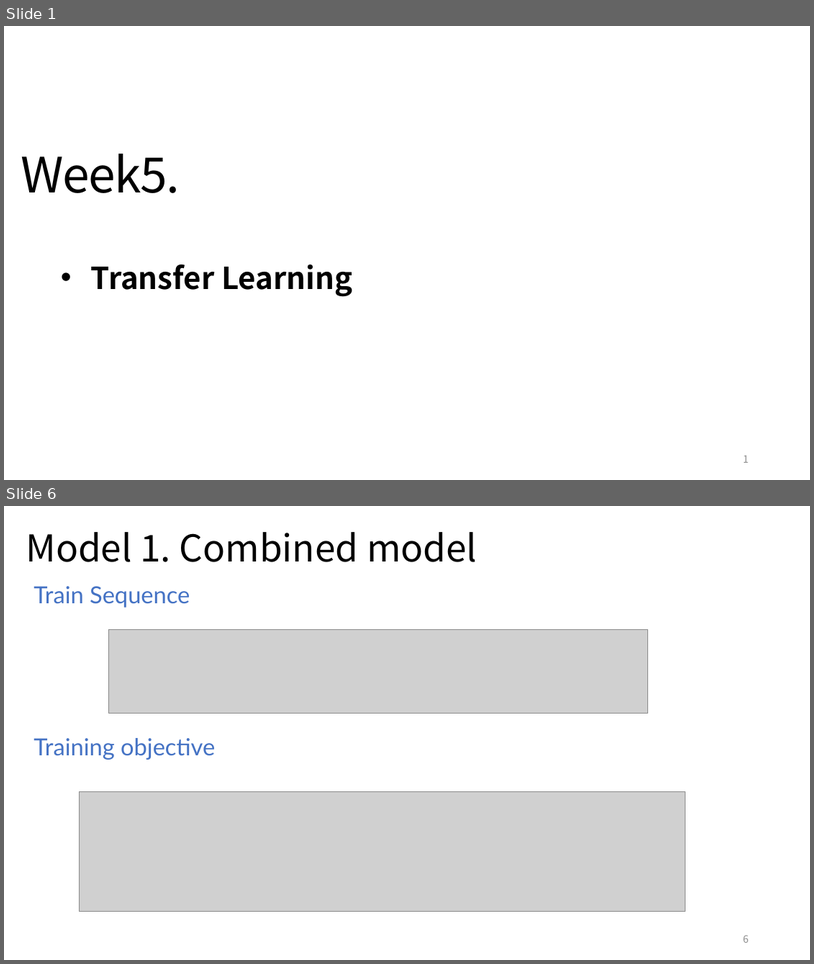
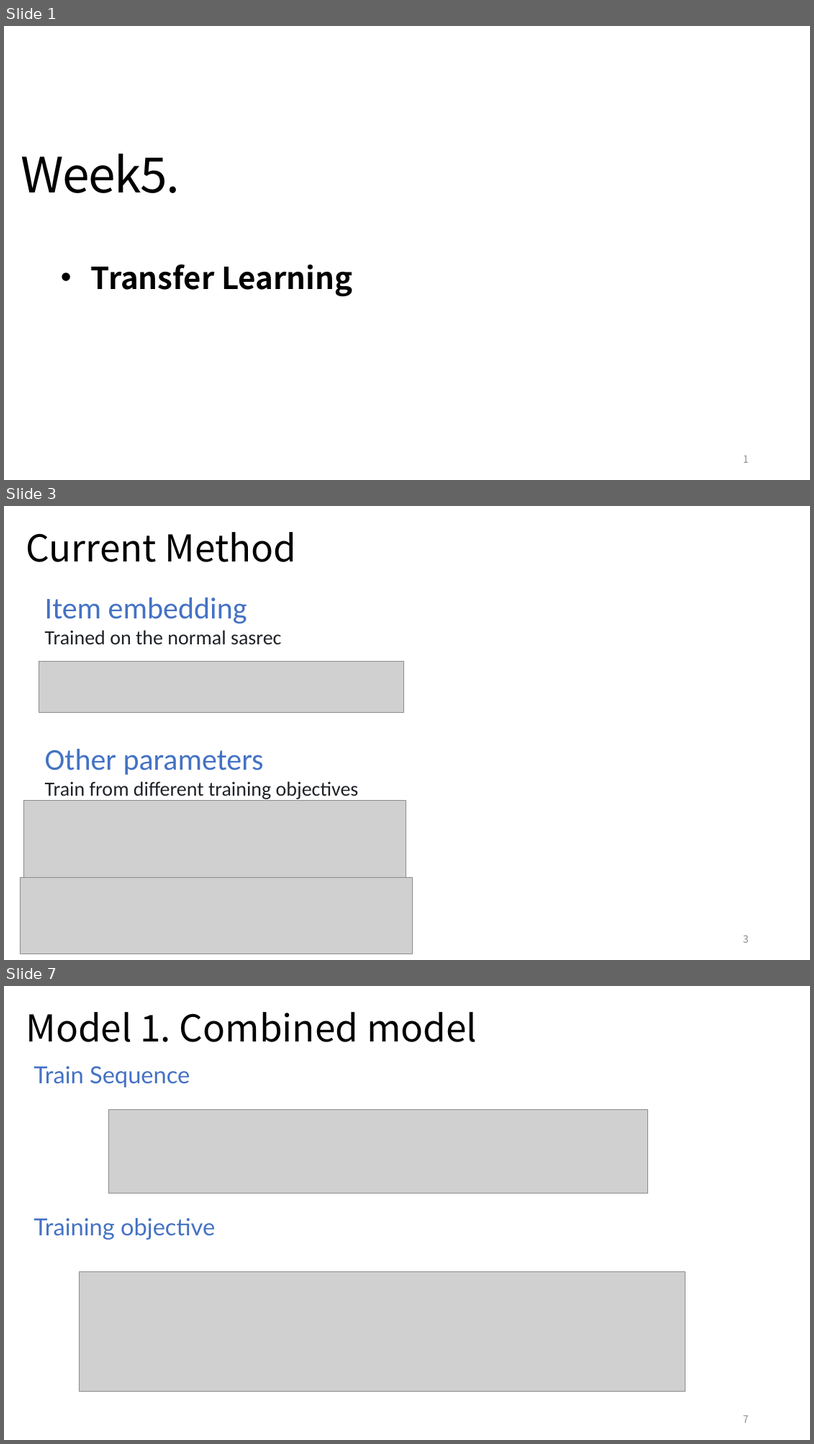
Before and after one commit to YunlongLin0125/Recommender-System, a slide deck: week5/Dissertation_5.pptx. Shown one above the other, each under a label of ours: slides 1 and 6 before the commit, slides 1, 3 and 7 after it; the slides between them are not shown. The pictures are 814x964 and 814x1444 pixels, drawn with LibreOffice and Linux fonts; fonts in the diff are those of the drawing; grey boxes stand for pictures. Boxes give left, top, right and bottom in pixels: in the first picture for what was removed or moved away, otherwise in the second. Text is boxed around its words. In the diff, an @@ line names an element or a change of style, - is before the commit and + after.

```diff
--- a/week5/Dissertation_5.pptx
+++ b/week5/Dissertation_5.pptx
@@ slide 3 added at [4,506,810,960], background #FFFFFF @@
@@ title added at [26,532,297,562], 44 pt, text #000000 @@
+Current Method
@@ text added at [45,597,359,800], 24 pt, text #1F2328 @@
+Item embedding
+Trained on the normal sasrec
+Other parameters
+Train from different training objectives
@@ picture added at [39,662,404,713] @@
@@ picture added at [23,800,406,880] @@
@@ picture added at [20,877,412,953] @@
@@ page number added at [743,934,749,942], 12 pt, text #8C8C8C @@
+3
@@ what was slide 6 is now slide 7 @@
@@ page number at [743,1415,749,1422]: text changed @@
-6
+7
```
Also in this commit, not shown: 1 slide changed, 3 other slides added, 3 slides removed, 3 other files.
